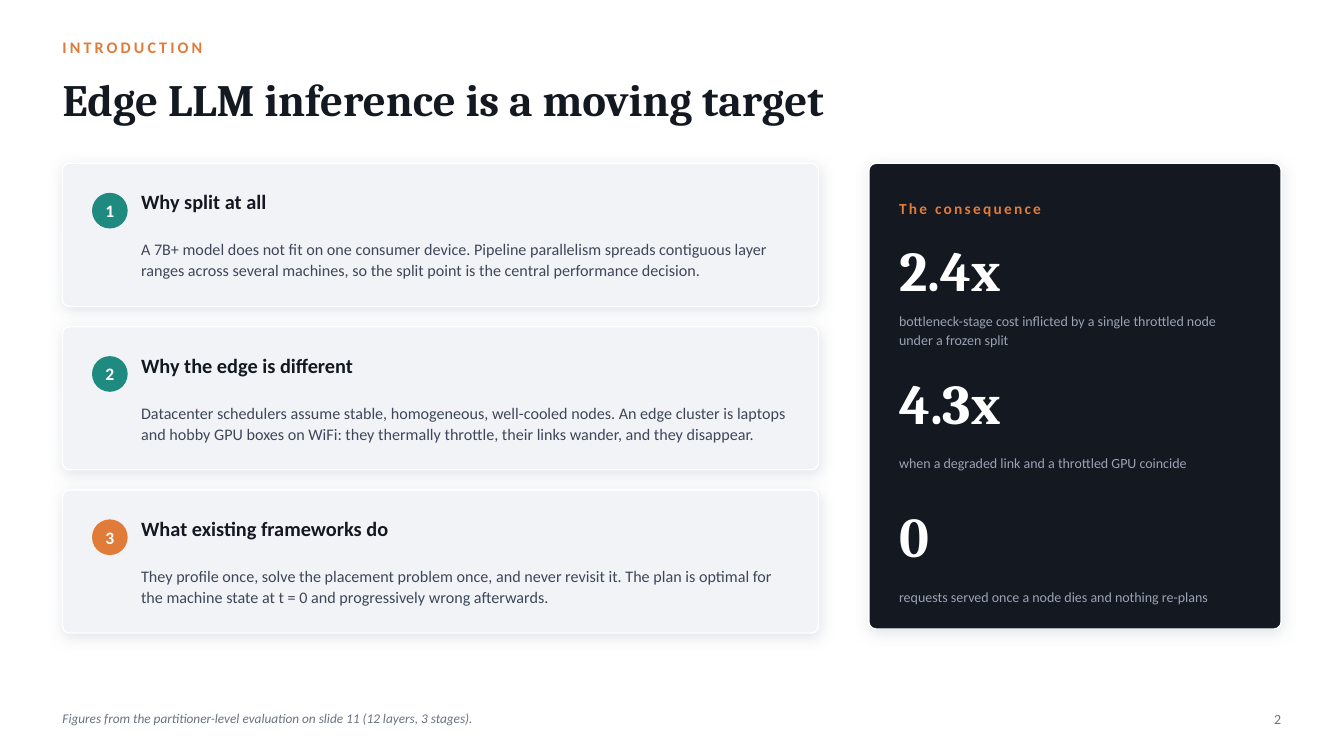
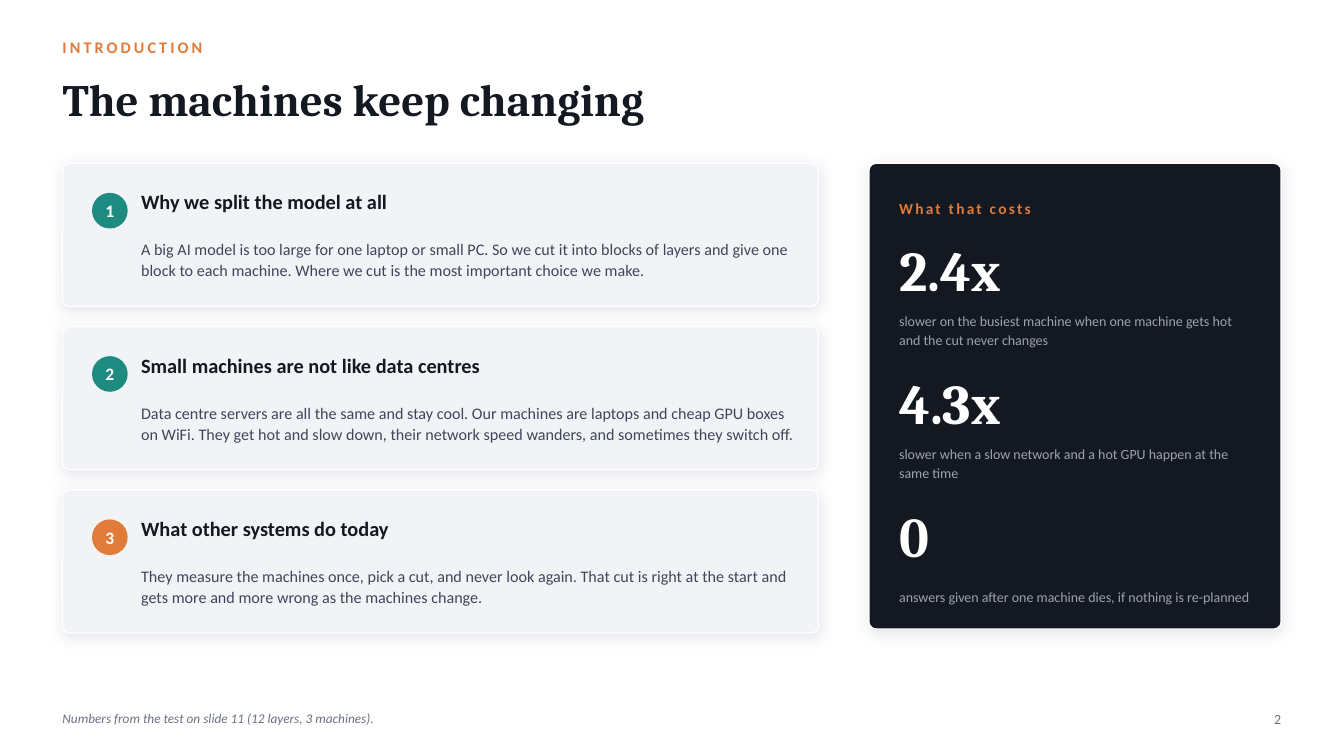
Before and after one commit to karnati-praveen/ebpf-, a slide deck: slide 2 of docs/presentation/KubeEdgeInfer.pptx. Drawn at 1344x756 pixels with LibreOffice and Linux fonts; fonts in the diff are those of the drawing. Boxes give left, top, right and bottom in pixels: in the first picture for what was removed or moved away, otherwise in the second. Text is boxed around its words. In the diff, an @@ line names an element or a change of style, - is before the commit and + after.

```diff
--- a/docs/presentation/KubeEdgeInfer.pptx
+++ b/docs/presentation/KubeEdgeInfer.pptx
@@ text at (63, 85, 644, 126): text changed @@
-Edge LLM inference is a moving target
+The machines keep changing
@@ text at (141, 194, 387, 213): text changed @@
-Why split at all
+Why we split the model at all
@@ text at (899, 203, 1031, 214): text changed @@
-The consequence
+What that costs
@@ text at (141, 244, 788, 279): text changed @@
-A 7B+ model does not fit on one consumer device. Pipeline parallelism spreads contiguous layer ranges across several machines, so the split point is the central performance decision.
+A big AI model is too large for one laptop or small PC. So we cut it into blocks of layers and give one block to each machine. Where we cut is the most important choice we make.
@@ text at (899, 316, 1232, 348): text changed @@
-bottleneck-stage cost inflicted by a single throttled node under a frozen split
+slower on the busiest machine when one machine gets hot and the cut never changes
@@ text at (141, 358, 480, 373): text changed @@
-Why the edge is different
+Small machines are not like data centres
@@ text at (141, 408, 793, 443): text changed @@
-Datacenter schedulers assume stable, homogeneous, well-cooled nodes. An edge cluster is laptops and hobby GPU boxes on WiFi: they thermally throttle, their links wander, and they disappear.
+Data centre servers are all the same and stay cool. Our machines are laptops and cheap GPU boxes on WiFi. They get hot and slow down, their network speed wanders, and sometimes they switch off.
@@ text at (899, 449, 1228, 478): text changed @@
-when a degraded link and a throttled GPU coincide
+slower when a slow network and a hot GPU happen at the same time
@@ text at (141, 521, 389, 540): text changed @@
-What existing frameworks do
+What other systems do today
@@ text at (141, 571, 787, 606): text changed @@
-They profile once, solve the placement problem once, and never revisit it. The plan is optimal for the machine state at t = 0 and progressively wrong afterwards.
+They measure the machines once, pick a cut, and never look again. That cut is right at the start and gets more and more wrong as the machines change.
@@ text at (899, 592, 1249, 605): text changed @@
-requests served once a node dies and nothing re-plans
+answers given after one machine dies, if nothing is re-planned
@@ text at (62, 713, 373, 725): text changed @@
-Figures from the partitioner-level evaluation on slide 11 (12 layers, 3 stages).
+Numbers from the test on slide 11 (12 layers, 3 machines).
```
Also in this commit, not shown: 14 other slides changed, 10 other files.
